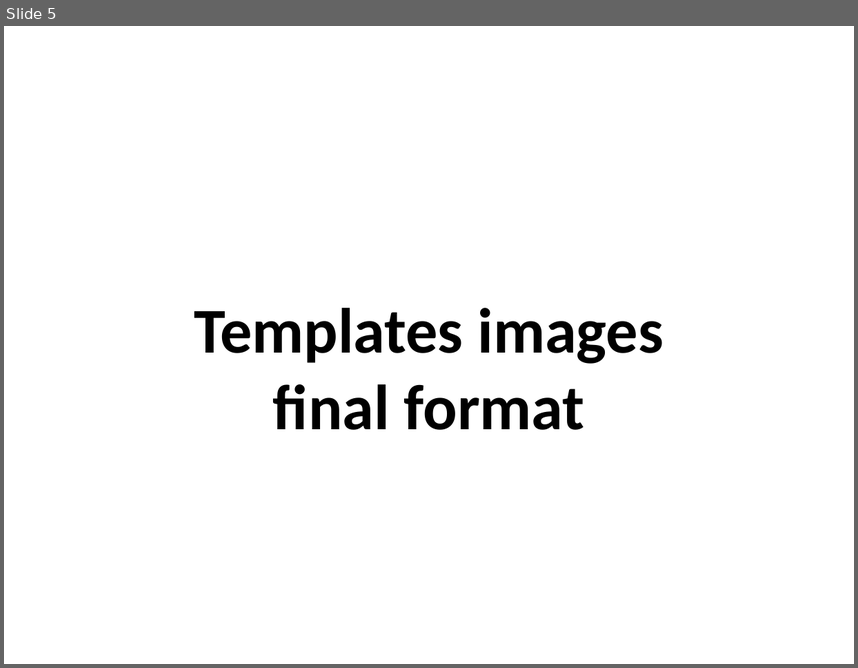
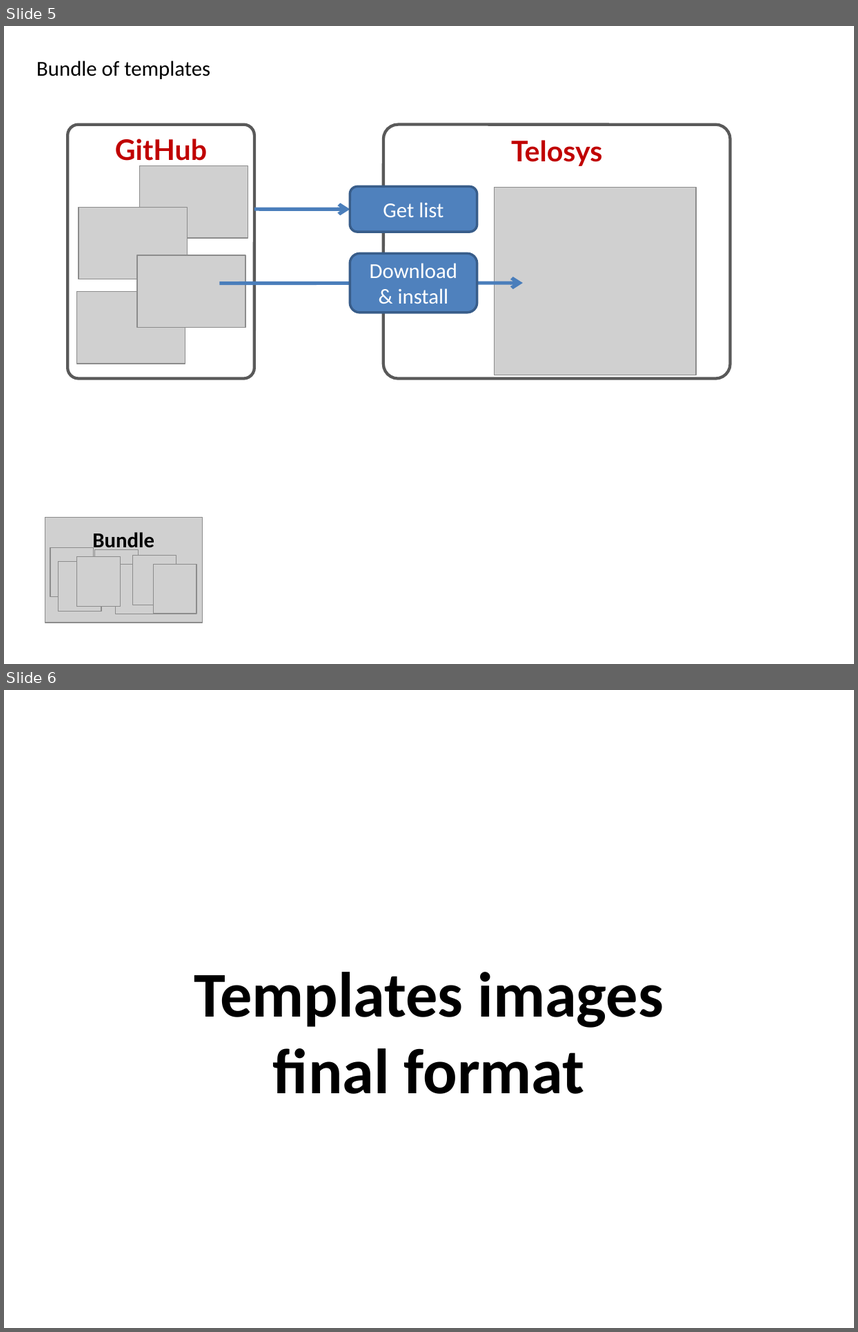
Before and after one commit to telosys-tools-doc/telosys-web-site-v3, a slide deck: img-ppt/templates-img.ppt. Shown one above the other, each under a label of ours: slide 5 before the commit, slides 5 and 6 after it. The pictures are 858x668 and 858x1332 pixels, drawn with LibreOffice and Linux fonts; fonts in the diff are those of the drawing; grey boxes stand for pictures. Boxes give left, top, right and bottom in pixels: in the first picture for what was removed or moved away, otherwise in the second. Text is boxed around its words. In the diff, an @@ line names an element or a change of style, - is before the commit and + after.

Commit message:
Templates page

```diff
--- a/img-ppt/templates-img.ppt
+++ b/img-ppt/templates-img.ppt
@@ slide 5 added at (x1=4, y1=26, x2=854, y2=664), background #FFFFFF @@
@@ text added at (x1=36, y1=60, x2=210, y2=79), 18 pt, text #000000 @@
+Bundle of templates
@@ freeform shape added at (x1=67, y1=125, x2=254, y2=379), outline #595959 2.49 pt, 24 pt, text #C00000, bold @@
+GitHub
@@ rounded rectangle added at (x1=383, y1=125, x2=730, y2=379), outline #595959 2.49 pt, 24 pt, text #C00000, bold @@
+Telosys
@@ picture added at (x1=140, y1=165, x2=248, y2=238) @@
@@ rounded rectangle added at (x1=350, y1=187, x2=477, y2=232), fill #4F81BD, outline #385D8A 2.01 pt, 18 pt, text #FFFFFF @@
+Get list
@@ picture added at (x1=495, y1=187, x2=697, y2=374) @@
@@ picture added at (x1=79, y1=207, x2=188, y2=279) @@
@@ arrow added from (254, 209) to (350, 209), #4A7EBB 3 pt @@
@@ rounded rectangle added at (x1=350, y1=253, x2=477, y2=312), fill #4F81BD, outline #385D8A 2.01 pt, 18 pt, text #FFFFFF @@
+Download
+& install
@@ picture added at (x1=137, y1=254, x2=246, y2=327) @@
@@ picture added at (x1=77, y1=291, x2=185, y2=363) @@
@@ arrow added from (219, 283) to (523, 283), #4A7EBB 3 pt @@
@@ picture added at (x1=45, y1=517, x2=203, y2=622) @@
@@ text added at (x1=92, y1=532, x2=154, y2=552), 18 pt, text #000000, bold @@
+Bundle
@@ picture added at (x1=50, y1=547, x2=93, y2=597) @@
@@ picture added at (x1=59, y1=561, x2=102, y2=611) @@
@@ picture added at (x1=77, y1=557, x2=121, y2=606) @@
@@ picture added at (x1=95, y1=550, x2=139, y2=599) @@
@@ picture added at (x1=133, y1=555, x2=176, y2=604) @@
@@ picture added at (x1=115, y1=564, x2=159, y2=613) @@
@@ picture added at (x1=154, y1=564, x2=197, y2=613) @@
@@ what was slide 5 is now slide 6 @@
```
Also in this commit, not shown: 3 slides changed, 1 other slide added, 3 other files.
